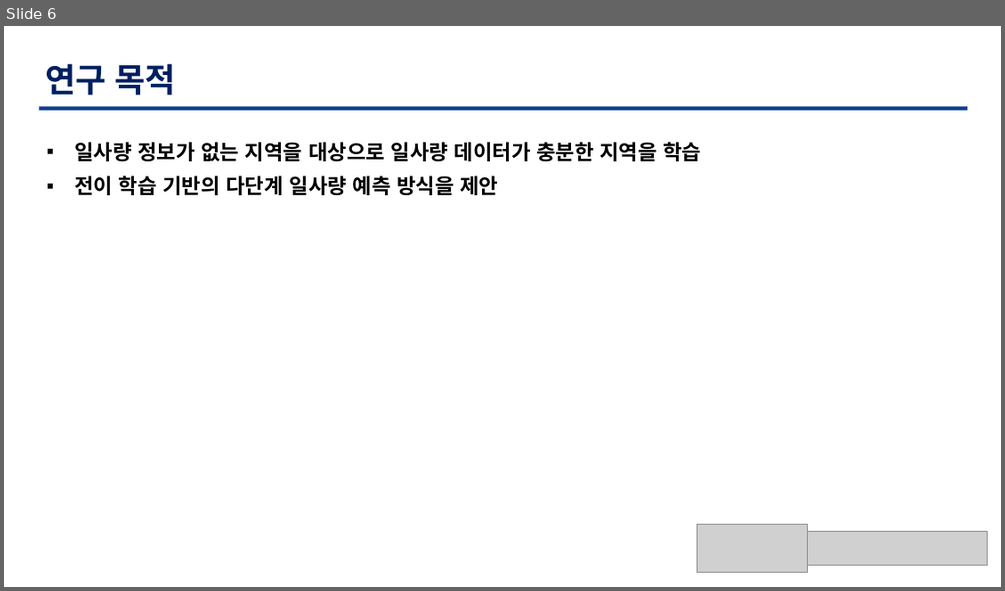
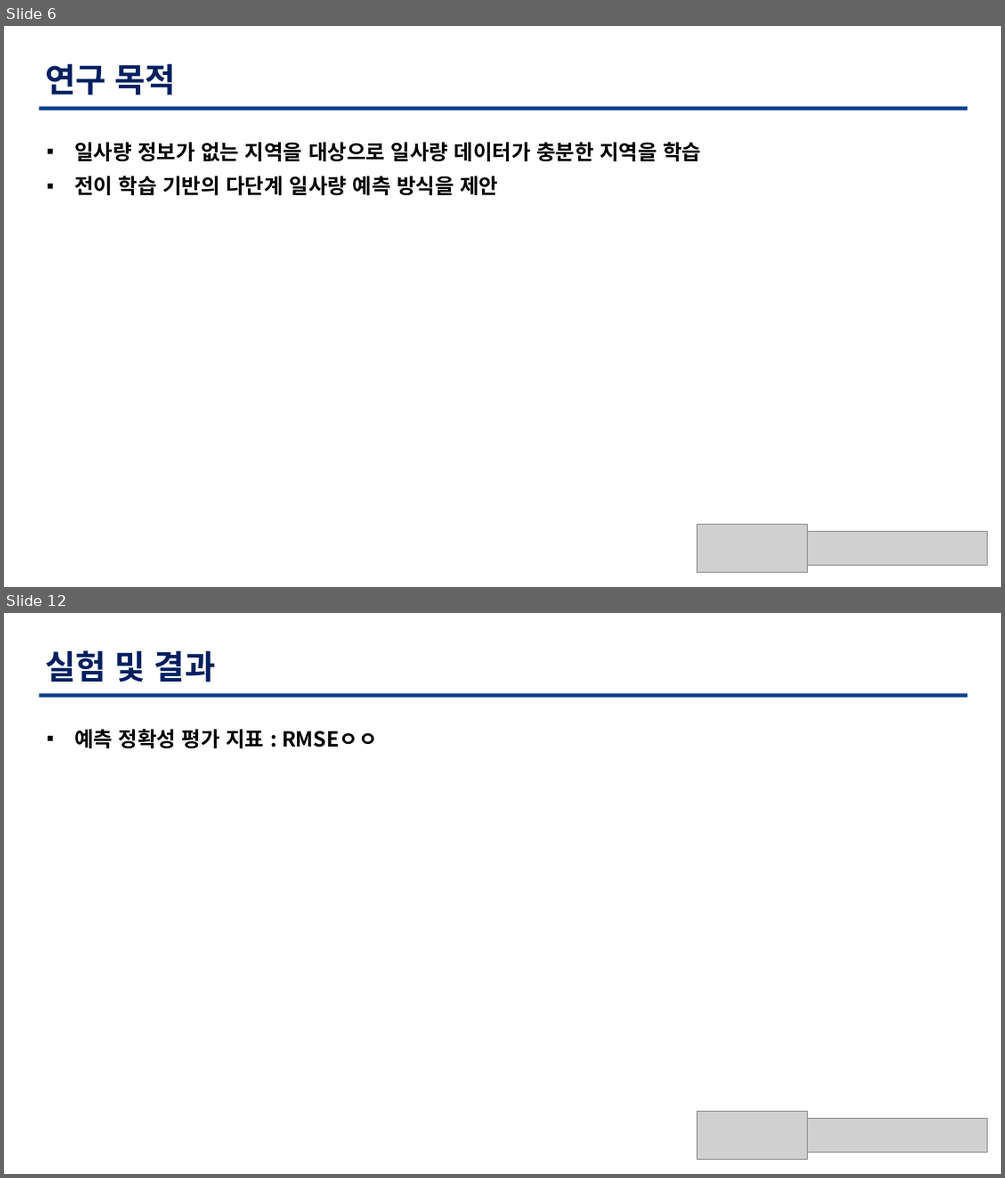
Before and after one commit to TaegyuHan/Solar_radiation_prediction_model, a slide deck: KICS_PT/[KICS] 모델 poster.pptx. Shown one above the other, each under a label of ours: slide 6 before the commit, slides 6 and 12 after it; the slides between them are not shown. The pictures are 1005x591 and 1005x1178 pixels, drawn with LibreOffice and Linux fonts; fonts in the diff are those of the drawing; grey boxes stand for pictures. Boxes give left, top, right and bottom in pixels: in the first picture for what was removed or moved away, otherwise in the second. Text is boxed around its words. In the diff, an @@ line names an element or a change of style, - is before the commit and + after.

```diff
--- a/KICS_PT/[KICS] 모델 poster.pptx
+++ b/KICS_PT/[KICS] 모델 poster.pptx
@@ slide 12 added at bbox=[4, 613, 1001, 1174], background #FFFFFF @@
@@ text added at bbox=[45, 650, 215, 682], 32 pt, text #001F60, bold @@
+실험 및 결과
@@ freeform shape added at bbox=[39, 694, 968, 698], fill #0C3F8B @@
@@ text added at bbox=[74, 729, 378, 748], 20 pt, text #000000, bold @@
+▪ 예측 정확성 평가 지표 : RMSEㅇㅇ
@@ picture added at bbox=[697, 1111, 808, 1159] @@
@@ picture added at bbox=[808, 1118, 988, 1152] @@
```
Also in this commit, not shown: 6 slides changed, 2 other slides added, 3 slides removed.
